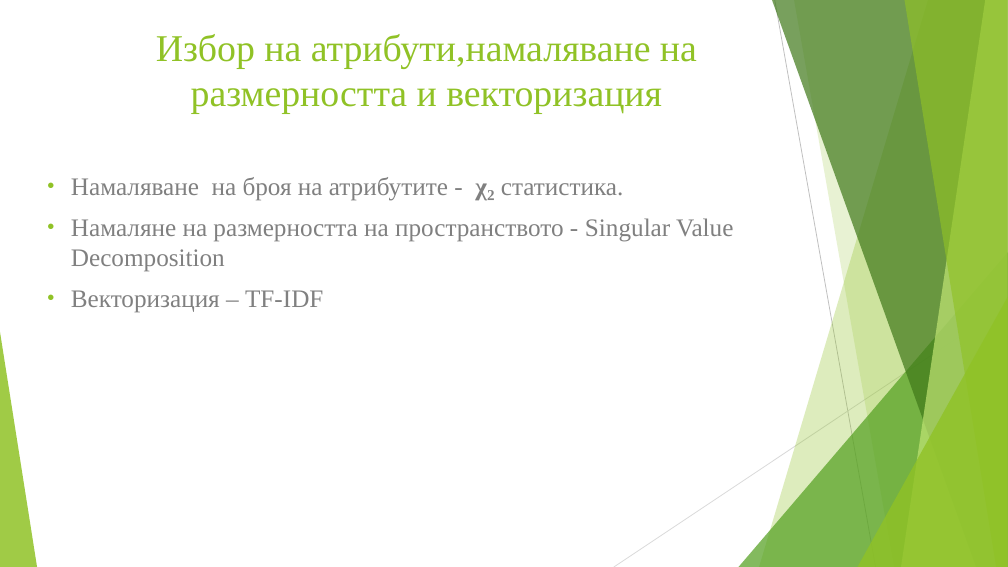
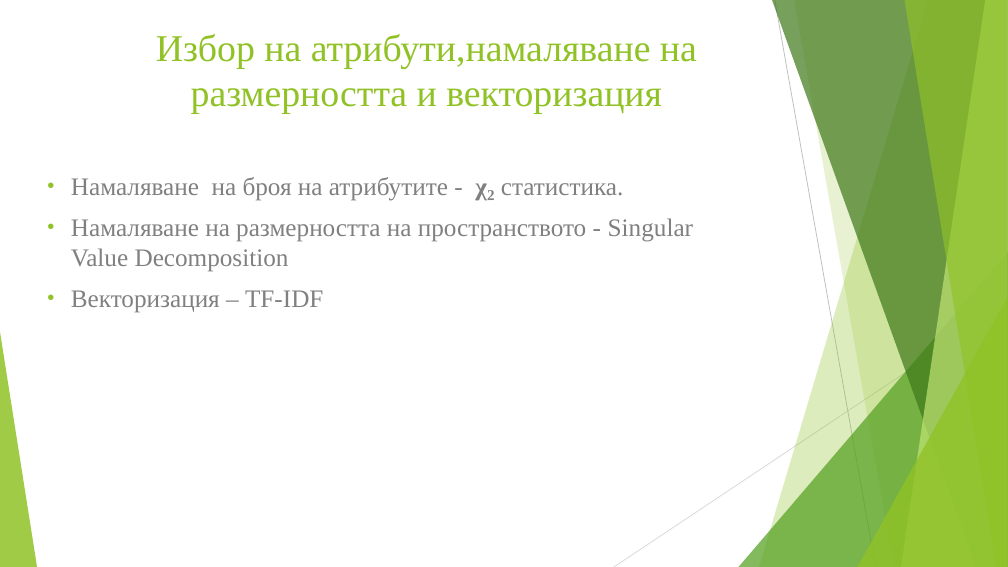
Before and after one commit to knetsov91/Data_Mining_Course_FMI, a slide deck: slide 14 of documents/Multiclass_Text_classification.pptx. Drawn at 1008x567 pixels with LibreOffice and Linux fonts; fonts in the diff are those of the drawing. Boxes give left, top, right and bottom in pixels: in the first picture for what was removed or moved away, otherwise in the second. Text is boxed around its words. In the diff, an @@ line names an element or a change of style, - is before the commit and + after.

Commit message:
fix typo in presentation

```diff
--- a/documents/Multiclass_Text_classification.pptx
+++ b/documents/Multiclass_Text_classification.pptx
@@ text at bbox=[71, 218, 693, 272]: text changed @@
-• Намаляне на размерността на пространството - Singular Value Decomposition
+• Намаляване на размерността на пространството - Singular Value Decomposition
```
